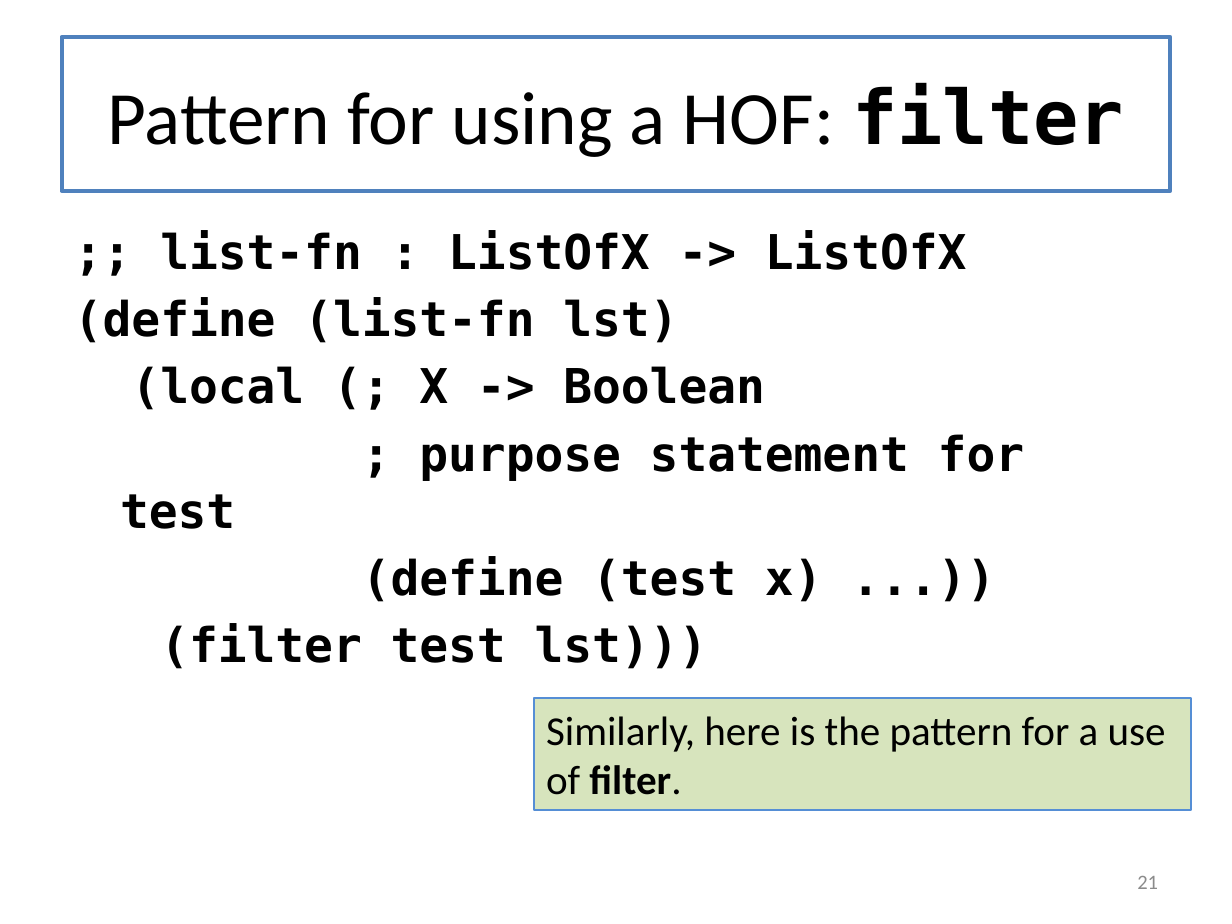
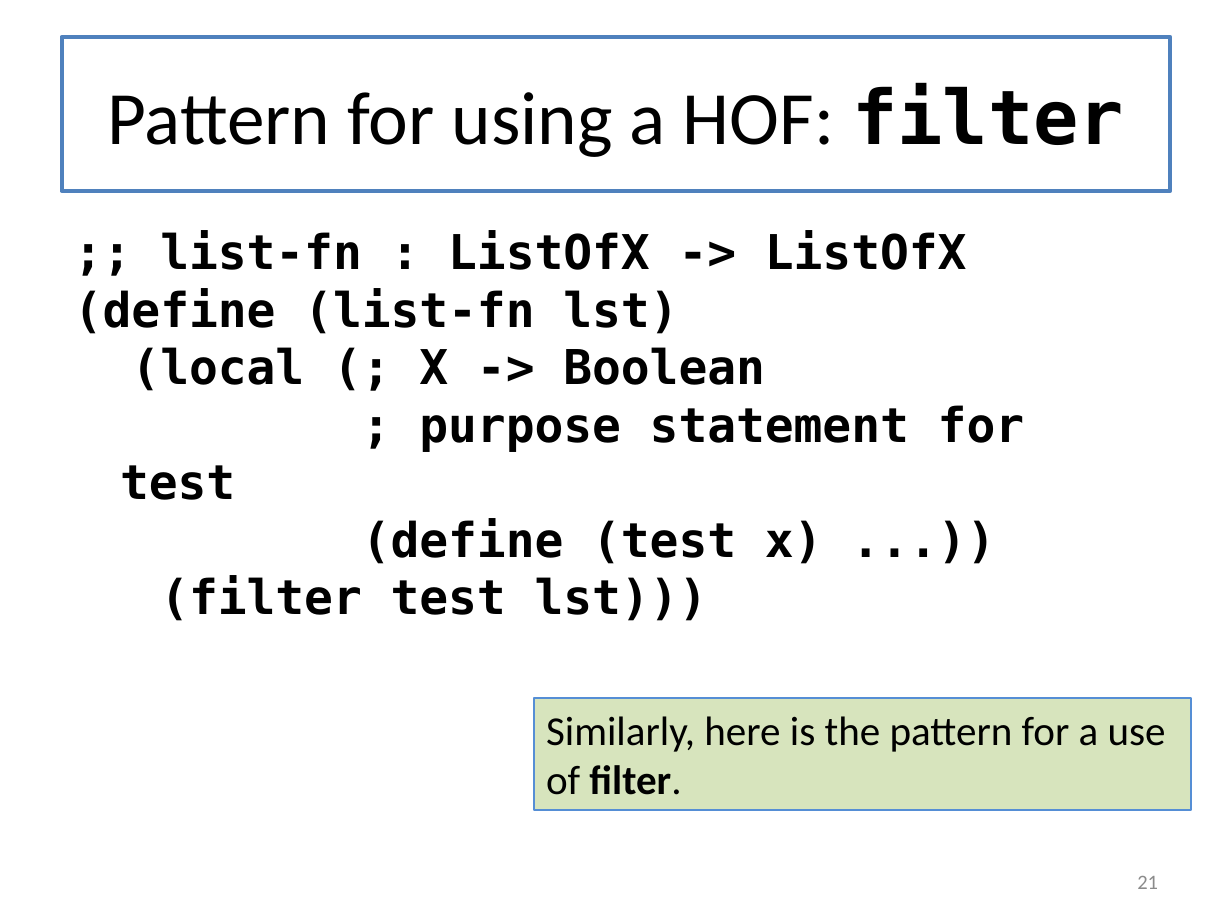
Before and after one commit to mwand/cs5010f16, a slide deck: slide 21 of Slides/Lesson 5.5 Rewriting Your Function Using Map and Foldr.pptx. Drawn at 1232x924 pixels with LibreOffice and Linux fonts; fonts in the diff are those of the drawing. Boxes give left, top, right and bottom in pixels: in the first picture for what was removed or moved away, otherwise in the second. Text is boxed around its words. In the diff, an @@ line names an element or a change of style, - is before the commit and + after.

```diff
--- a/Slides/Lesson 5.5 Rewriting Your Function Using Map and Foldr.pptx
+++ b/Slides/Lesson 5.5 Rewriting Your Function Using Map and Foldr.pptx
@@ text ";; list-fn : ListOfX -> ..." at (x1=74, y1=230, x2=1024, y2=621): less space between paragraphs @@
```
Also in this commit, not shown: 3 other slides changed, 12 other files.
